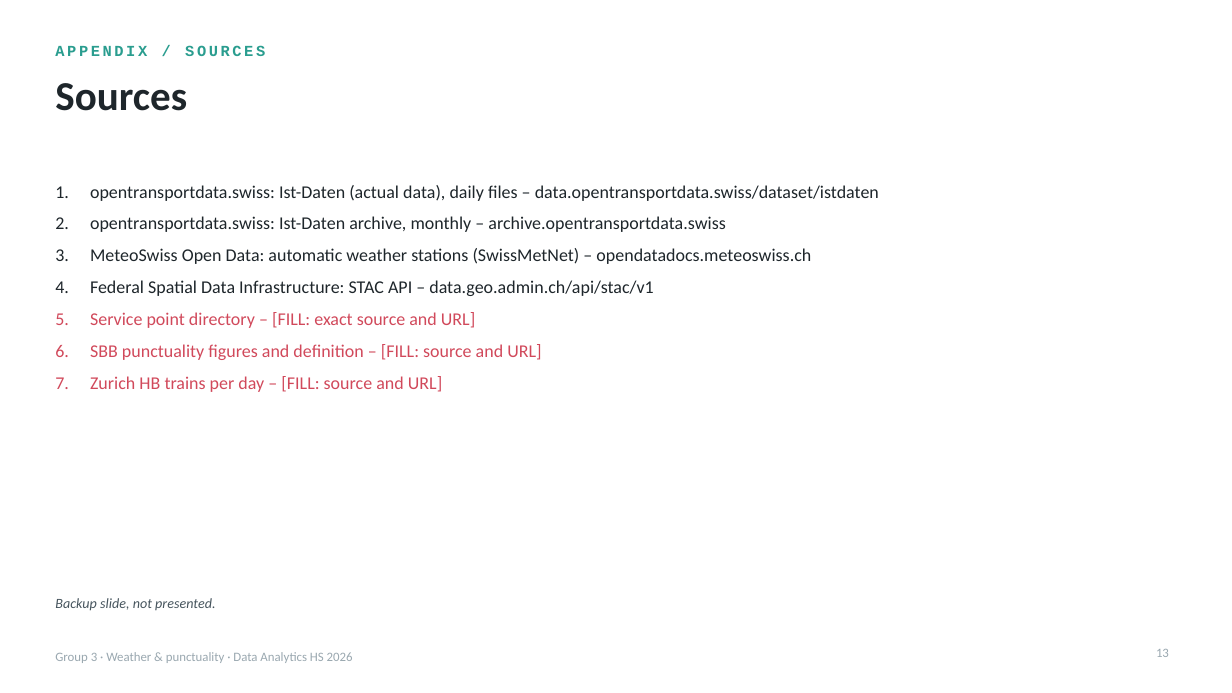
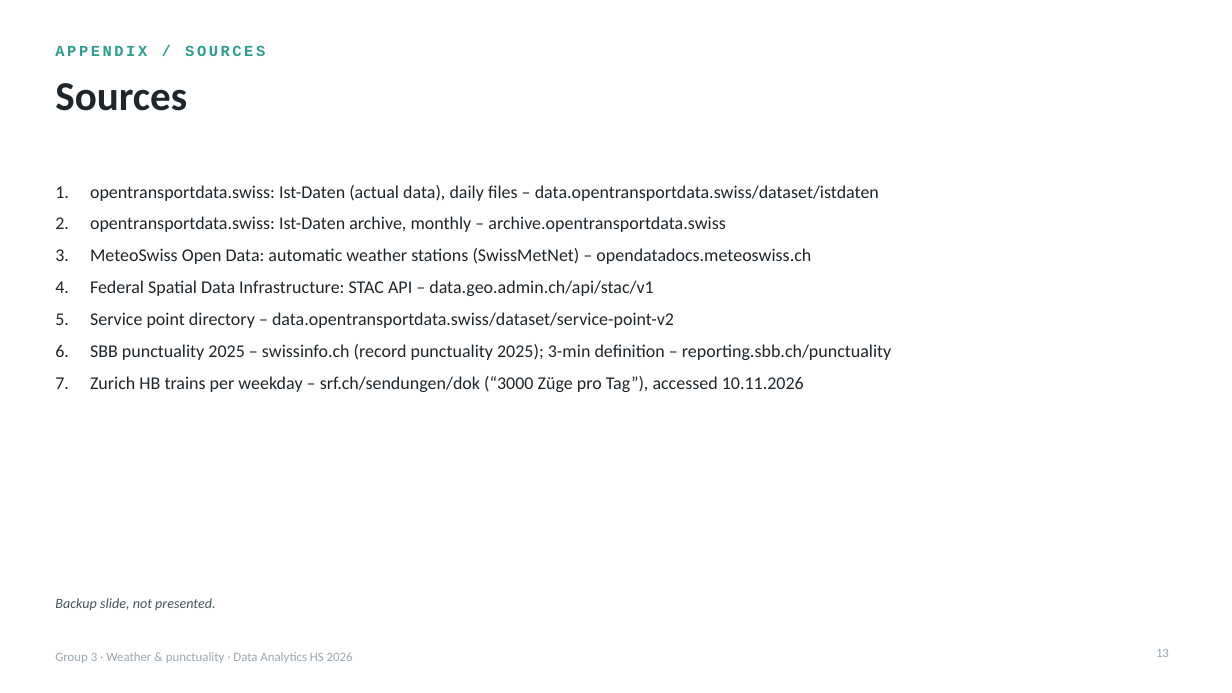
Before and after one commit to rexheeri/da-projekt-hs26, a slide deck: slide 13 of presentation/concept_presentation_group_03.pptx. Drawn at 1232x693 pixels with LibreOffice and Linux fonts; fonts in the diff are those of the drawing. Boxes give left, top, right and bottom in pixels: in the first picture for what was removed or moved away, otherwise in the second. Text is boxed around its words. In the diff, an @@ line names an element or a change of style, - is before the commit and + after.

```diff
--- a/presentation/concept_presentation_group_03.pptx
+++ b/presentation/concept_presentation_group_03.pptx
@@ text at [90,312,891,392]: text changed; text colour #D1495B to #1E262B @@
-5. Service point directory – [FILL: exact source and URL]
-6. SBB punctuality figures and definition – [FILL: source and URL]
-7. Zurich HB trains per day – [FILL: source and URL]
+5. Service point directory – data.opentransportdata.swiss/dataset/service-point-v2
+6. SBB punctuality 2025 – swissinfo.ch (record punctuality 2025); 3-min definition – reporting.sbb.ch/punctuality
+7. Zurich HB trains per weekday – srf.ch/sendungen/dok (“3000 Züge pro Tag”), accessed 10.11.2026
```
Also in this commit, not shown: 10 other slides changed, 5 other files.
